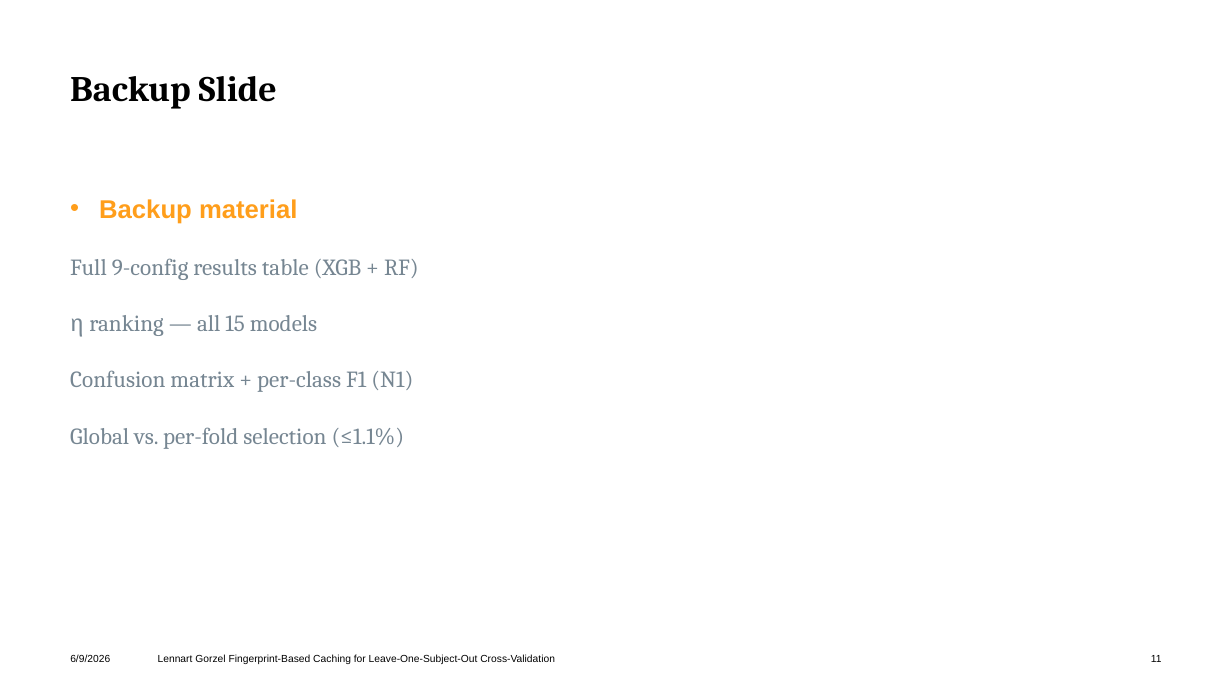
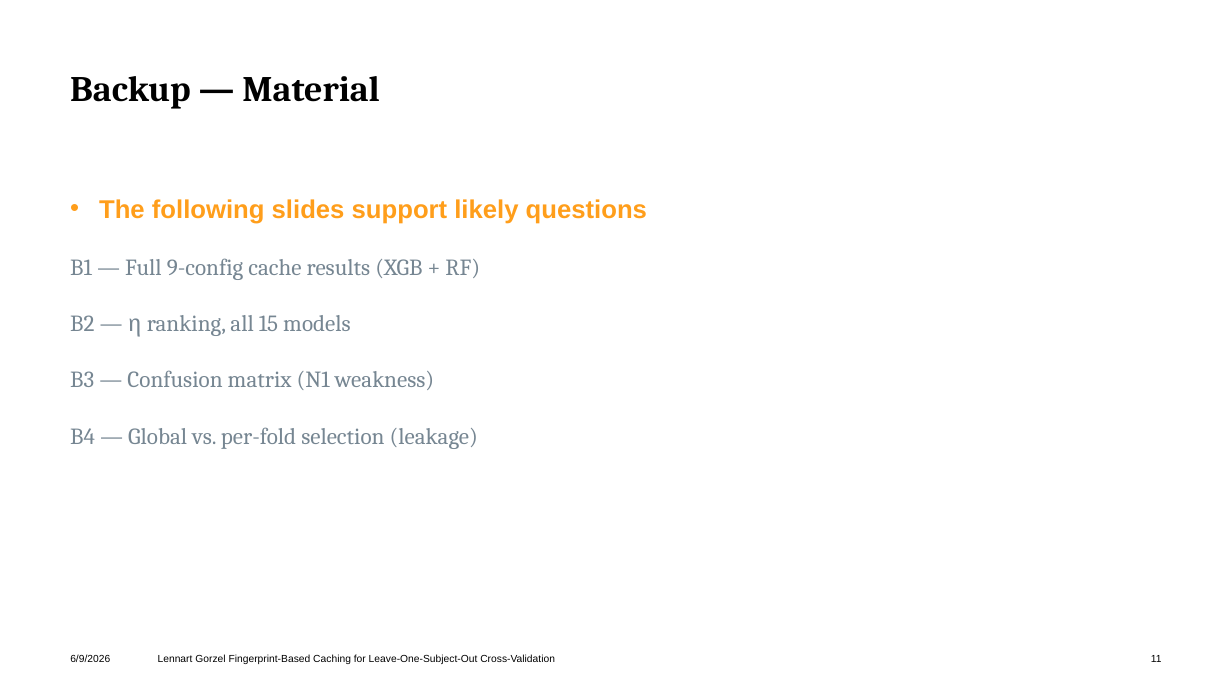
Before and after one commit to Horsti95/BachlorThesis, a slide deck: slide 11 of thesis/presentation/Thesis_Presentation_Gorzel.pptx. Drawn at 1232x693 pixels with LibreOffice and Linux fonts; fonts in the diff are those of the drawing; background and template pictures are left out. Boxes give left, top, right and bottom in pixels: in the first picture for what was removed or moved away, otherwise in the second. Text is boxed around its words. In the diff, an @@ line names an element or a change of style, - is before the commit and + after.

```diff
--- a/thesis/presentation/Thesis_Presentation_Gorzel.pptx
+++ b/thesis/presentation/Thesis_Presentation_Gorzel.pptx
@@ title at <box>70,76,380,109</box>: text changed @@
-Backup Slide
+Backup — Material
@@ text at <box>70,199,647,449</box>: text changed @@
-• Backup material
-  Full 9-config results table (XGB + RF)
-  η ranking — all 15 models
-  Confusion matrix + per-class F1 (N1)
-  Global vs. per-fold selection (≤1.1%)
+• The following slides support likely questions
+  B1 — Full 9-config cache results (XGB + RF)
+  B2 — η ranking, all 15 models
+  B3 — Confusion matrix (N1 weakness)
+  B4 — Global vs. per-fold selection (leakage)
```
Also in this commit, not shown: 4 slides added, 3 other files.
